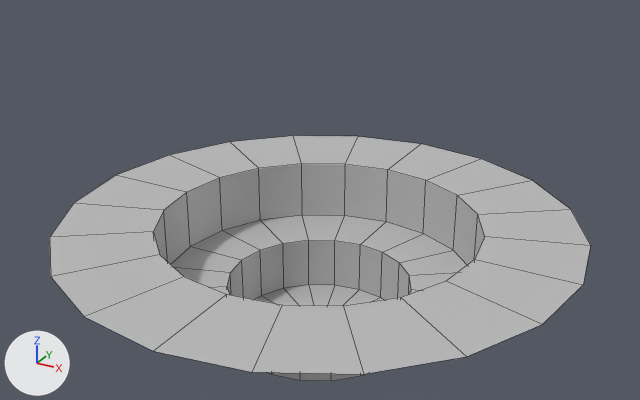
The FBX model GLB/Assets/09.Graphics/BG/Dummy.fbx: old version first, new version second.
One viewpoint serves both versions: a 50 mm camera at (68.3, -123.9, 88.0) aimed at (-0.2, 0.8, 25.7). Arrows for +X, +Y and +Z are at lower left; the lights stay in place. Mesh edges are drawn as thin lines. Where no turn or scale is listed for an object, it has been applied to the vertices.

Names of what the first picture shows: 'BG_Dummy'.
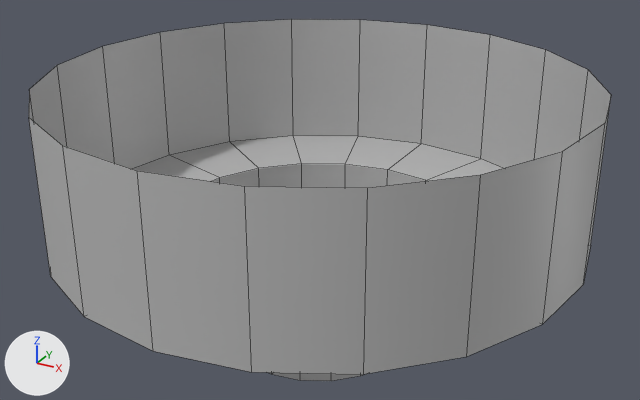
The edits, one by one:
me_mesh is used by ob_bg_dummy; location (0.0, 0.0, 0.0).
me_mesh had 101 vertices, 100 faces and spanned x -46.1..46.1, y -46.1..46.1, z 0.0..21.6.
me_mesh now has 121 vertices, 120 faces and spans x -46.1..46.1, y -46.1..46.1, z 0.0..47.6.
Part 1, on me_mesh:
20 new vertices lie (0.0, 0.0, 26.0) away from vertices in x -46.1..46.1, y -46.1..46.1, z 21.6.
20 new faces join them.

Changed parts and their boxes (x1, y1, x2, y2) in the pictures (640 x 400 px):
'BG_Dummy', reshaped (8% wider, 48% taller): before (50, 136, 590, 381); after (29, 19, 611, 381)
part 1 of me_mesh, added: after (29, 19, 611, 374)
